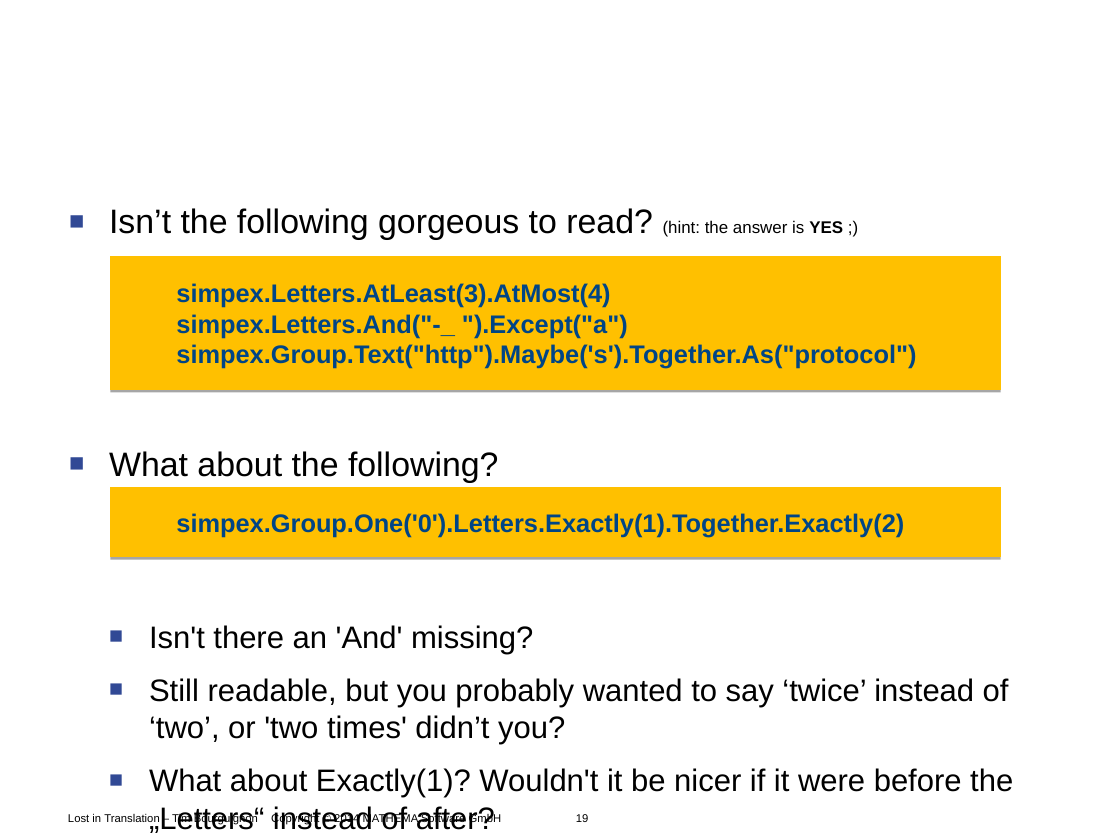
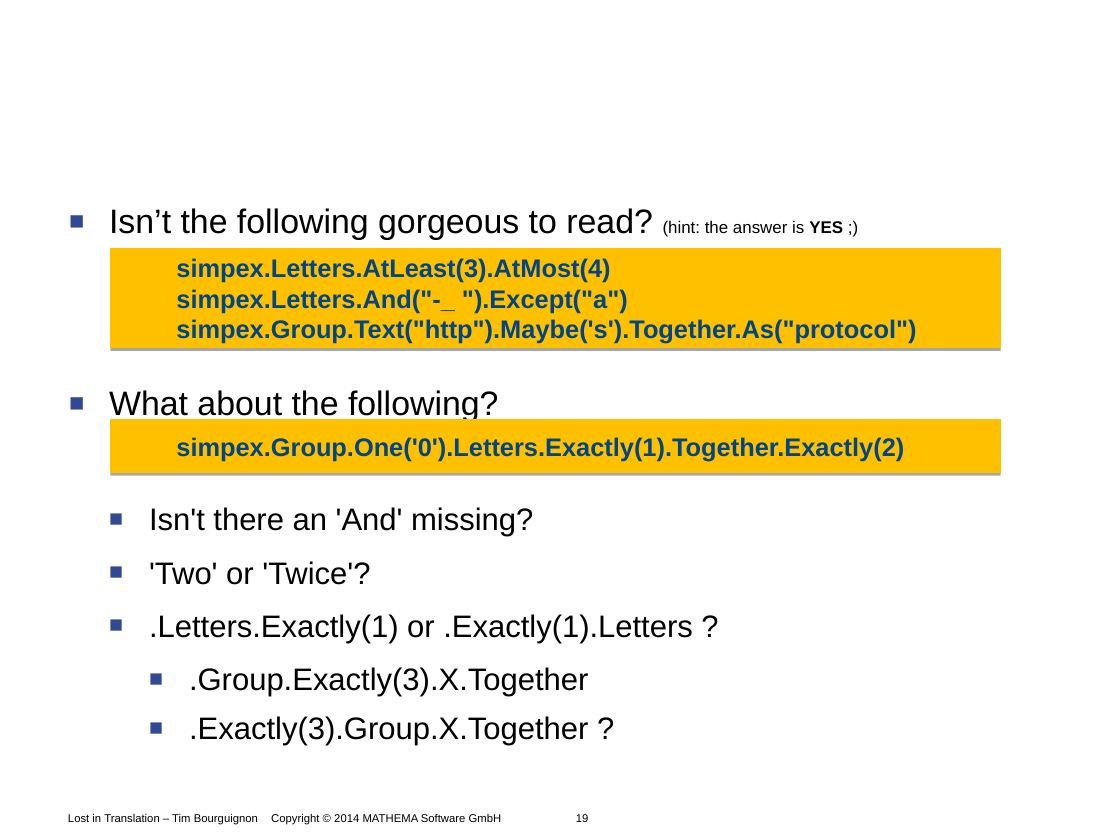
Before and after one commit to Timothep/Talk.LostInTranslation, a slide deck: slide 19 of LostInTranslation.odp. Drawn at 1120x840 pixels with LibreOffice and Linux fonts; fonts in the diff are those of the drawing; background and template pictures are left out. Boxes give left, top, right and bottom in pixels: in the first picture for what was removed or moved away, otherwise in the second. Text is boxed around its words. In the diff, an @@ line names an element or a change of style, - is before the commit and + after.

```diff
--- a/LostInTranslation.odp
+++ b/LostInTranslation.odp
@@ freeform shape "simpex.Letters.AtLeast(3).AtMost(4)": place and size @@
-freeform shape "simpex.Letters.AtLeast(3).AtMost(4)" at [111, 256, 1001, 390]
+freeform shape "simpex.Letters.AtLeast(3).AtMost(4)" at [111, 248, 1001, 349]
@@ freeform shape "simpex.Group.One('0').Letters.Exactly(1).Together.Exactly(2)": place and size @@
-freeform shape "simpex.Group.One('0').Letters.Exactly(1).Together.Exactly(2)" at [111, 487, 1001, 557]
+freeform shape "simpex.Group.One('0').Letters.Exactly(1).Together.Exactly(2)" at [111, 419, 1001, 473]
@@ text at [149, 561, 693, 746]: text changed @@
-  ■ Still readable, but you probably wanted to say ‘twice’ instead of ‘two’, or 'two times' didn’t you?
-  ■ What about Exactly(1)? Wouldn't it be nicer if it were before the „Letters“ instead of after?
+  ■ 'Two' or 'Twice'?
+  ■ .Letters.Exactly(1) or .Exactly(1).Letters ?
+    ■ .Group.Exactly(3).X.Together
+    ■ .Exactly(3).Group.X.Together ?
```
Also in this commit, not shown: 7 other slides changed, 1 slide added, 1 other file.
